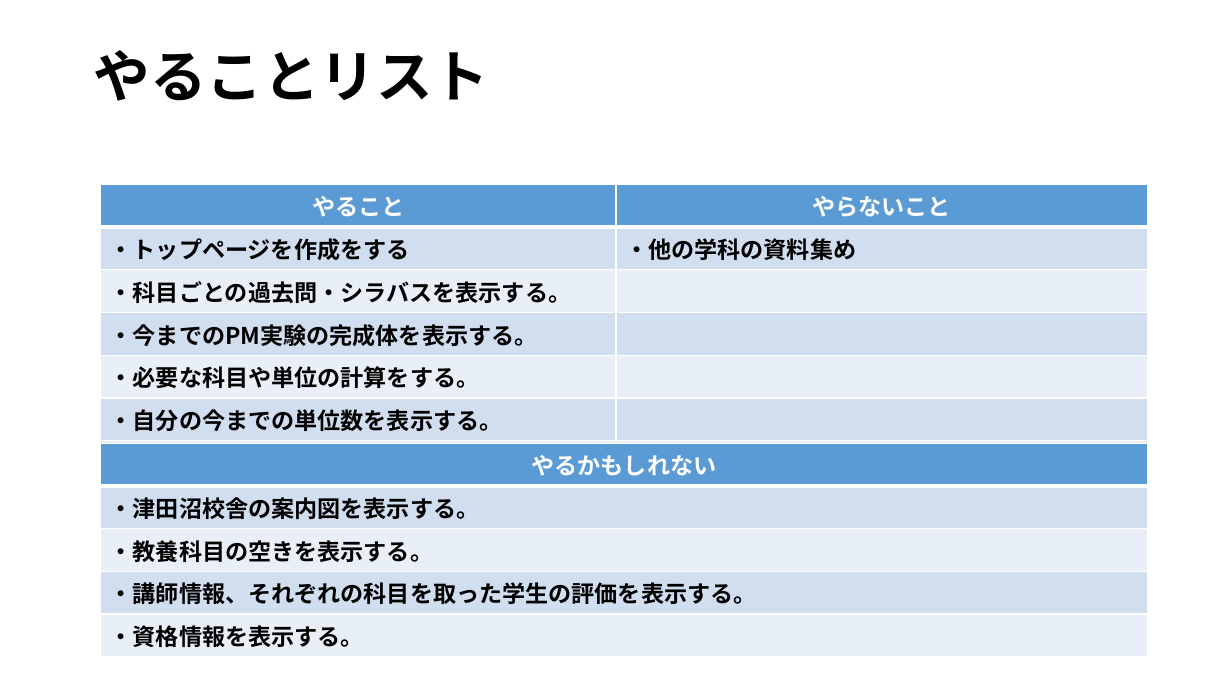
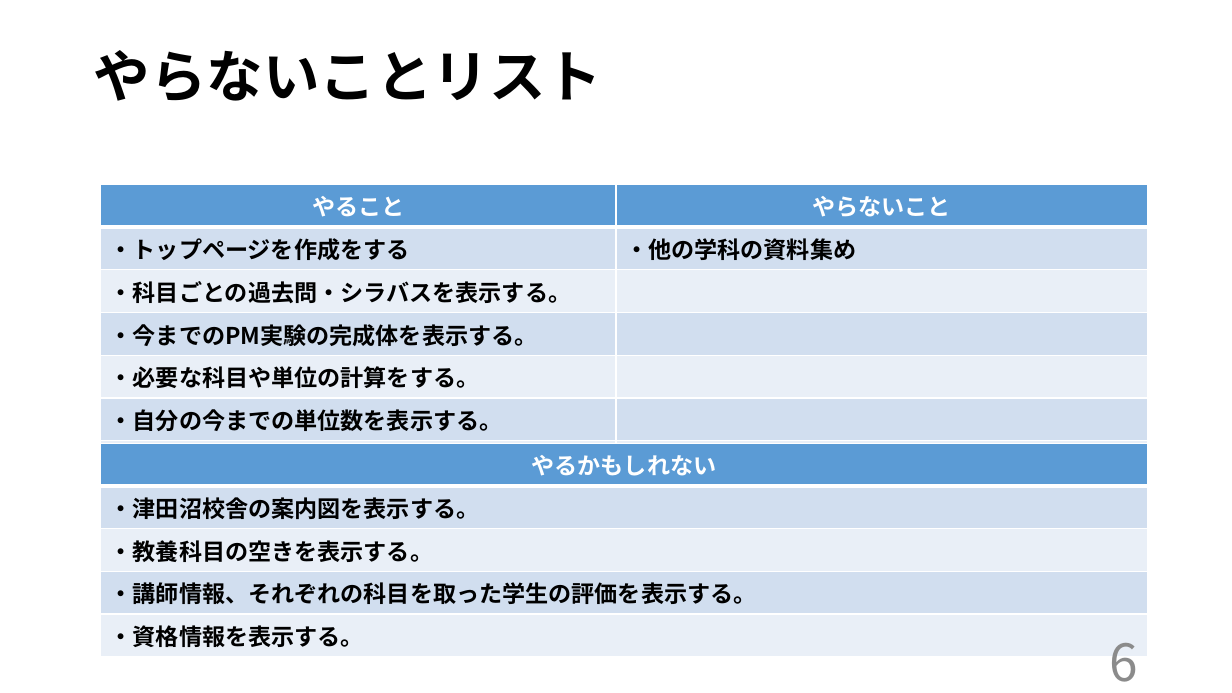
Before and after one commit to kazukiyoshida96/PM-, a slide deck: slide 6 of インセプションデッキ矢吹研A班.pptx. Drawn at 1232x693 pixels with LibreOffice and Linux fonts; fonts in the diff are those of the drawing. Boxes give left, top, right and bottom in pixels: in the first picture for what was removed or moved away, otherwise in the second. Text is boxed around its words. In the diff, an @@ line names an element or a change of style, - is before the commit and + after.

```diff
--- a/インセプションデッキ矢吹研A班.pptx
+++ b/インセプションデッキ矢吹研A班.pptx
@@ title at (x1=94, y1=50, x2=602, y2=101): text changed @@
-やることリスト
+やらないことリスト
@@ page number added at (x1=1110, y1=643, x2=1138, y2=682), 40 pt, text #8C8C8C @@
+6
```
Also in this commit, not shown: 12 other slides changed, 2 other files.
